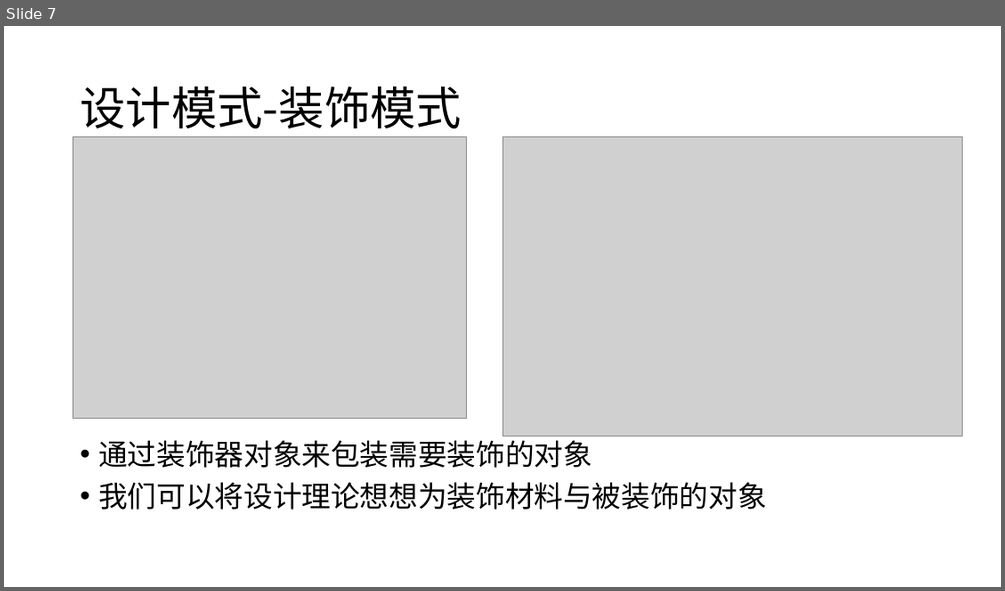
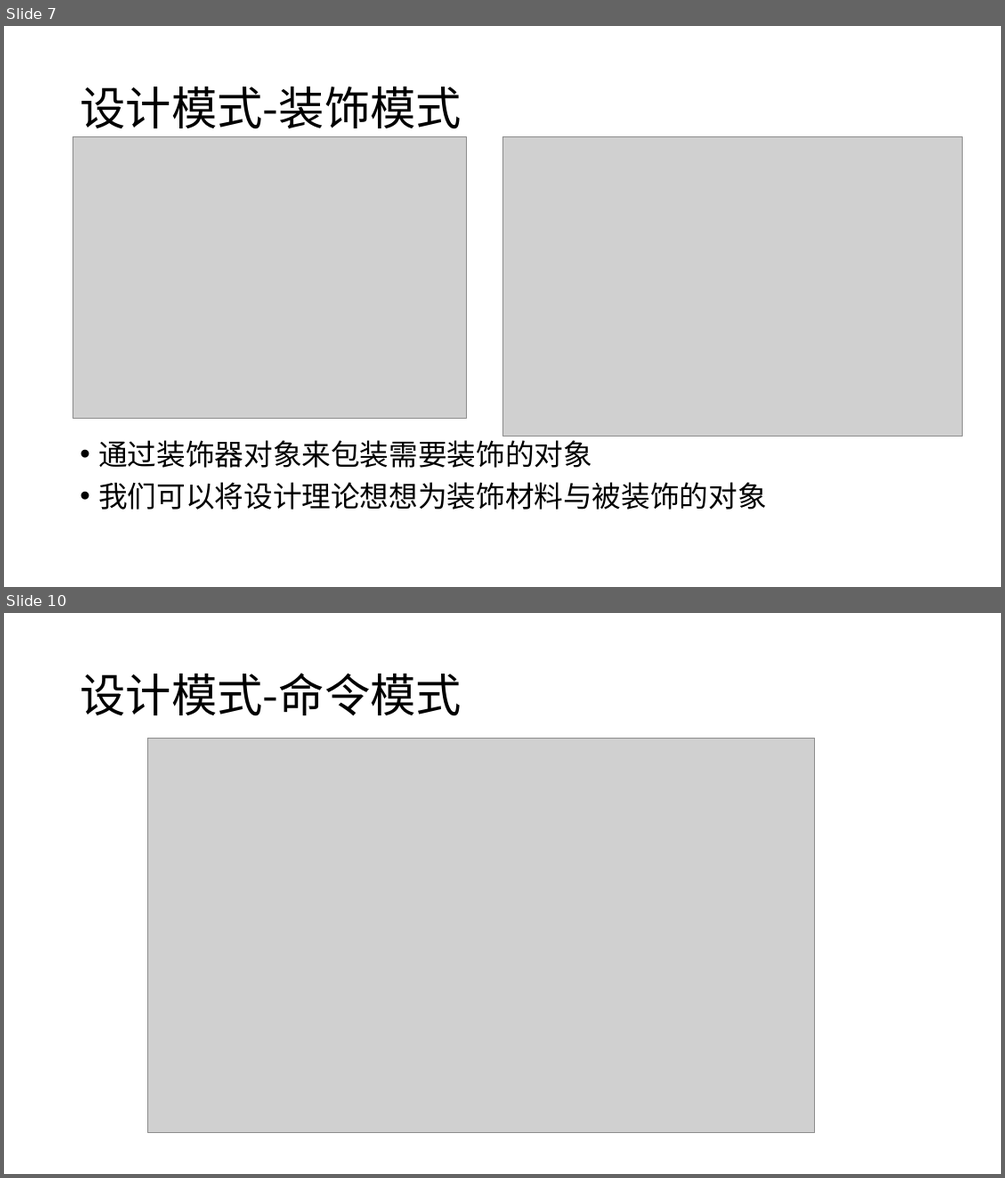
Before and after one commit to leixiangjian/design, a slide deck: JAVA设计模式预习.pptx. Shown one above the other, each under a label of ours: slide 7 before the commit, slides 7 and 10 after it; the slides between them are not shown. The pictures are 1005x591 and 1005x1178 pixels, drawn with LibreOffice and Linux fonts; fonts in the diff are those of the drawing; grey boxes stand for pictures. Boxes give left, top, right and bottom in pixels: in the first picture for what was removed or moved away, otherwise in the second. Text is boxed around its words. In the diff, an @@ line names an element or a change of style, - is before the commit and + after.

```diff
--- a/JAVA设计模式预习.pptx
+++ b/JAVA设计模式预习.pptx
@@ slide 10 added at box(4, 613, 1001, 1174), background #FFFFFF @@
@@ title added at box(80, 673, 461, 716), 44 pt, text #000000 @@
+设计模式-命令模式
@@ picture added at box(147, 738, 815, 1132) @@
```
Also in this commit, not shown: 4 other slides added, 53 other files.
